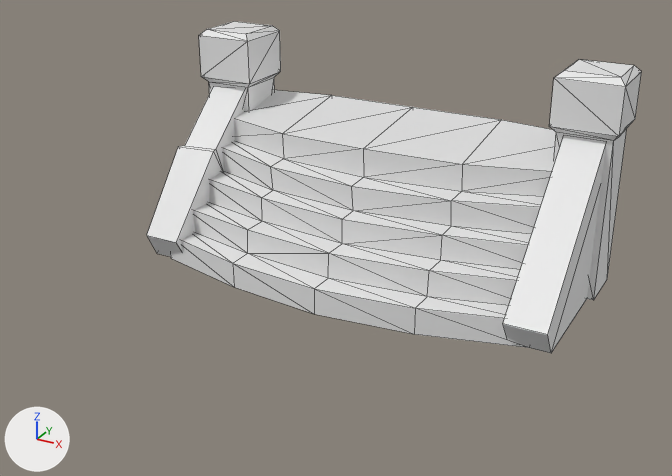
Before and after pictures for a commit that changed the FBX model Assets/Models/Temple/stair_top_3_wide.fbx.
Both versions are drawn from a 50 mm lens placed at (5.97, -5.28, 6.37), pointed at (0.22, 5.17, 1.15). The lights are fixed; the arrows at lower left show +X, +Y and +Z. Mesh edges are drawn as thin lines. Materials are left out; every surface is plain grey. Where no turn or scale is listed for an object, it has been applied to the vertices. Vertices at the same position are counted once.

In view in the first picture: 'stair_top_3_wide'.
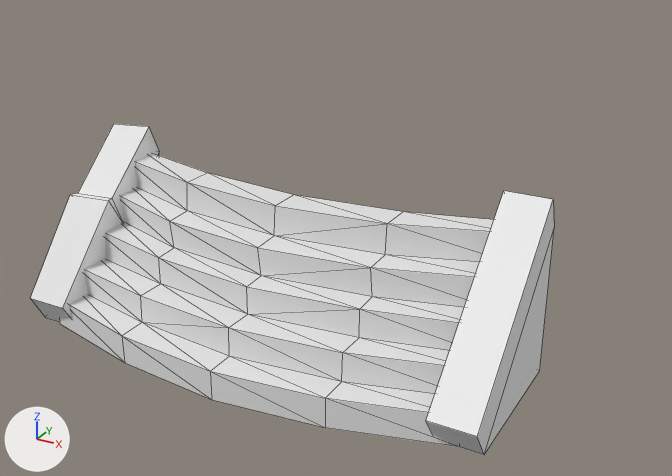
Boxes (x1, y1, x2, y2) around the edits, measured in the pictures (672 x 476 px):
```json
{"object": "stair_top_3_wide", "change": "reshaped, moved", "before": [147, 21, 642, 353], "after": [30, 124, 554, 454]}
{"part": 1, "of": "me_mesh", "change": "deleted", "before": [549, 59, 642, 300]}
{"part": 2, "of": "me_mesh", "change": "deleted", "before": [199, 21, 281, 112]}
{"part": 3, "of": "me_mesh", "change": "cut back", "before": [234, 90, 556, 196], "after": [135, 153, 494, 262]}
```

Scene script edits in JSON lines:
```json
{"block": "me_mesh", "where": "# used by ob_stair_top_3_wide; location = (0.0, 4.5, 0.0)"}
{"op": "remove", "block": "me_mesh", "code": "me_mesh.from_pydata(...)  # 126 vertices, 186 faces; spans x -3.49..3.49, y 0.43..3.68, z 0.0..3.34"}
{"op": "add", "block": "me_mesh", "code": "me_mesh.from_pydata(...)  # 81 vertices, 102 faces; spans x -3.35..3.3, y 0.43..3.03, z 0.0..2.42"}
{"block": "me_mesh", "change": "me_mesh part 1: the loose piece of 20 vertices spanning x 2.51..3.49, y 2.71..3.68, z 0.0..3.34 is deleted"}
{"block": "me_mesh", "change": "me_mesh part 2: the loose piece of 20 vertices spanning x -3.49..-2.51, y 2.71..3.68, z 0.0..3.34 is deleted"}
{"block": "me_mesh", "change": "me_mesh part 3"}
{"block": "me_mesh", "change": "14 vertices are removed from x -3.0..3.0, y 2.07..3.65, z 1.6..2.27"}
{"block": "me_mesh", "change": "27 faces are deleted"}
{"block": "me_mesh", "change": "1 vertex moves from x 0.0, y 1.91, z 2.06 to x -1.5, y 2.13, z 2.0"}
{"block": "me_mesh", "change": "9 vertices are added at x -3.0..3.0, y 1.98..3.0, z 1.99..2.0"}
{"block": "me_mesh", "change": "15 new faces join them"}
{"op": "set", "path": "ob_stair_top_3_wide.location", "old": "(0.0, 4.5, 0.0)", "new": "(0.0, 2.0, 0.0)"}
```
